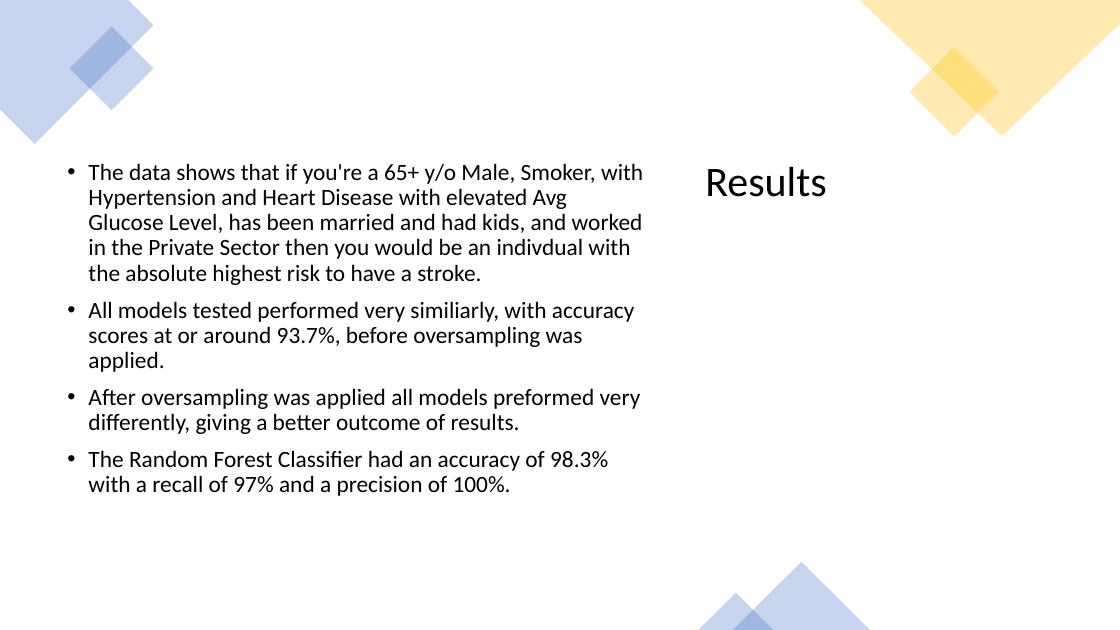
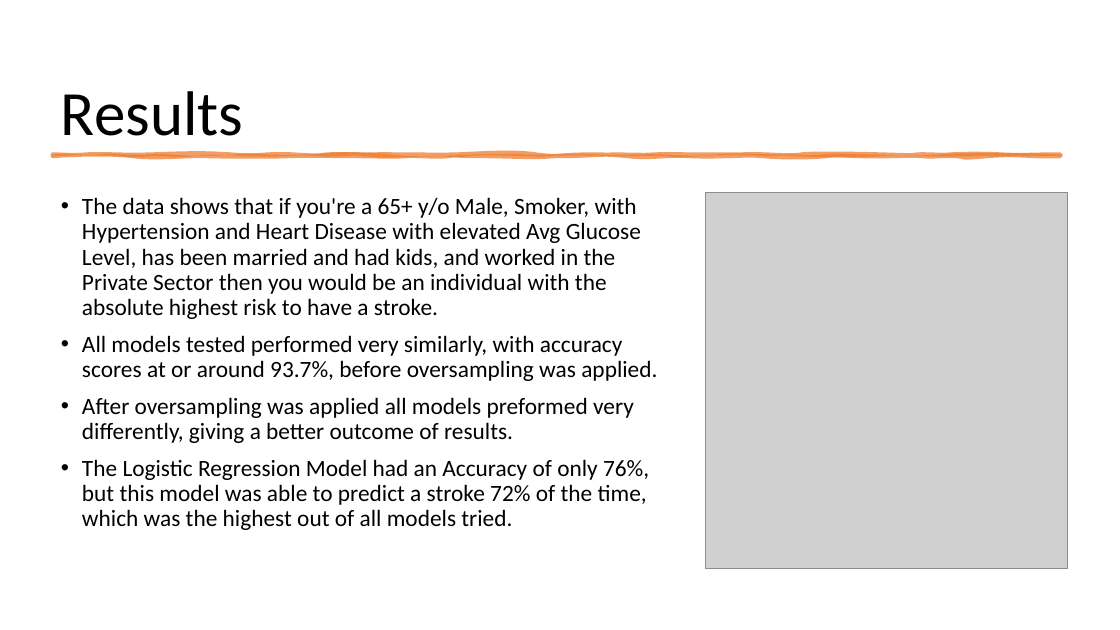
Before and after one commit to Pharmasith/Project_Stroke_Prediction_Model, a slide deck: slide 7 of StrokeSlides.pptx. Drawn at 1120x630 pixels with LibreOffice and Linux fonts; fonts in the diff are those of the drawing; grey boxes stand for pictures. Boxes give left, top, right and bottom in pixels: in the first picture for what was removed or moved away, otherwise in the second. Text is boxed around its words. In the diff, an @@ line names an element or a change of style, - is before the commit and + after.

```diff
--- a/StrokeSlides.pptx
+++ b/StrokeSlides.pptx
@@ freeform shape removed at (0, 0, 154, 144) @@
@@ title "Results": place and size @@
-title "Results" at (705, 167, 826, 197)
+title "Results" at (61, 91, 243, 136)
@@ title "Results" at (61, 91, 243, 136): size 36 to 54 pt; vertical alignment top to bottom @@
@@ rectangle removed at (70, 26, 154, 111) @@
@@ freeform shape removed at (860, 0, 1120, 136) @@
@@ rectangle removed at (909, 47, 999, 137) @@
@@ freeform shape added at (53, 155, 1061, 156), fill #ED7D31 at 75% opacity, outline #ED7D31 3.5 pt @@
@@ text "The data shows that if ...": place and size @@
-text "The data shows that if ..." at (88, 163, 643, 496)
+text "The data shows that if ..." at (82, 197, 657, 530)
@@ text at (82, 197, 657, 381): text changed @@
-• The data shows that if you're a 65+ y/o Male, Smoker, with Hypertension and Heart Disease with elevated Avg Glucose Level, has been married and had kids, and worked in the Private Sector then you would be an indivdual with the absolute highest risk to have a stroke.
-• All models tested performed very similiarly, with accuracy scores at or around 93.7%, before oversampling was applied.
+• The data shows that if you're a 65+ y/o Male, Smoker, with Hypertension and Heart Disease with elevated Avg Glucose Level, has been married and had kids, and worked in the Private Sector then you would be an individual with the absolute highest risk to have a stroke.
+• All models tested performed very similarly, with accuracy scores at or around 93.7%, before oversampling was applied.
@@ picture added at (705, 192, 1067, 569) @@
@@ text at (82, 459, 649, 530): text changed @@
-• The Random Forest Classifier had an accuracy of 98.3% with a recall of 97% and a precision of 100%.
+• The Logistic Regression Model had an Accuracy of only 76%, but this model was able to predict a stroke 72% of the time, which was the highest out of all models tried.
@@ triangle removed at (733, 562, 870, 630) @@
@@ triangle removed at (699, 593, 774, 630) @@
```
Also in this commit, not shown: 4 other slides changed, 3 slides added, 3 slides removed.
